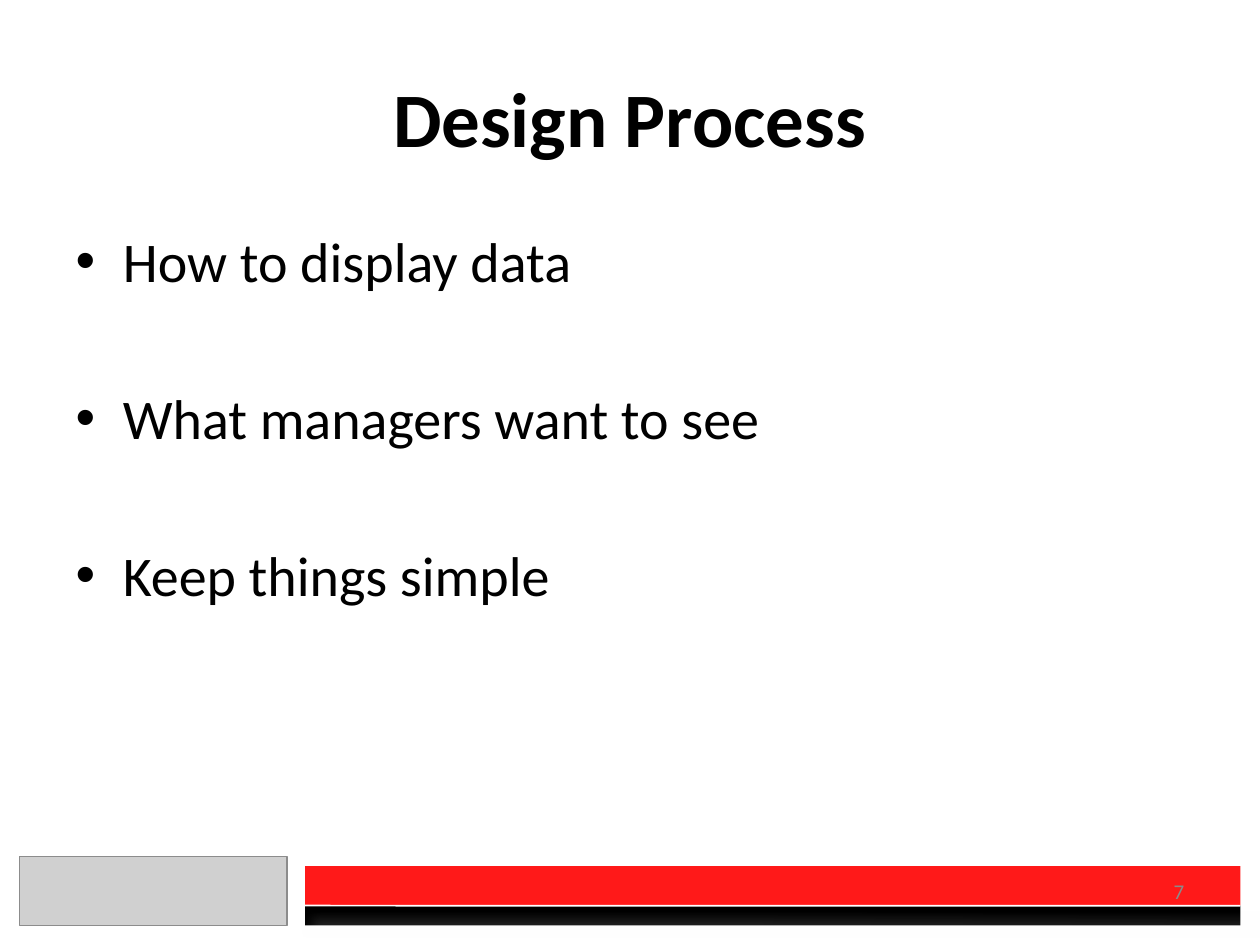
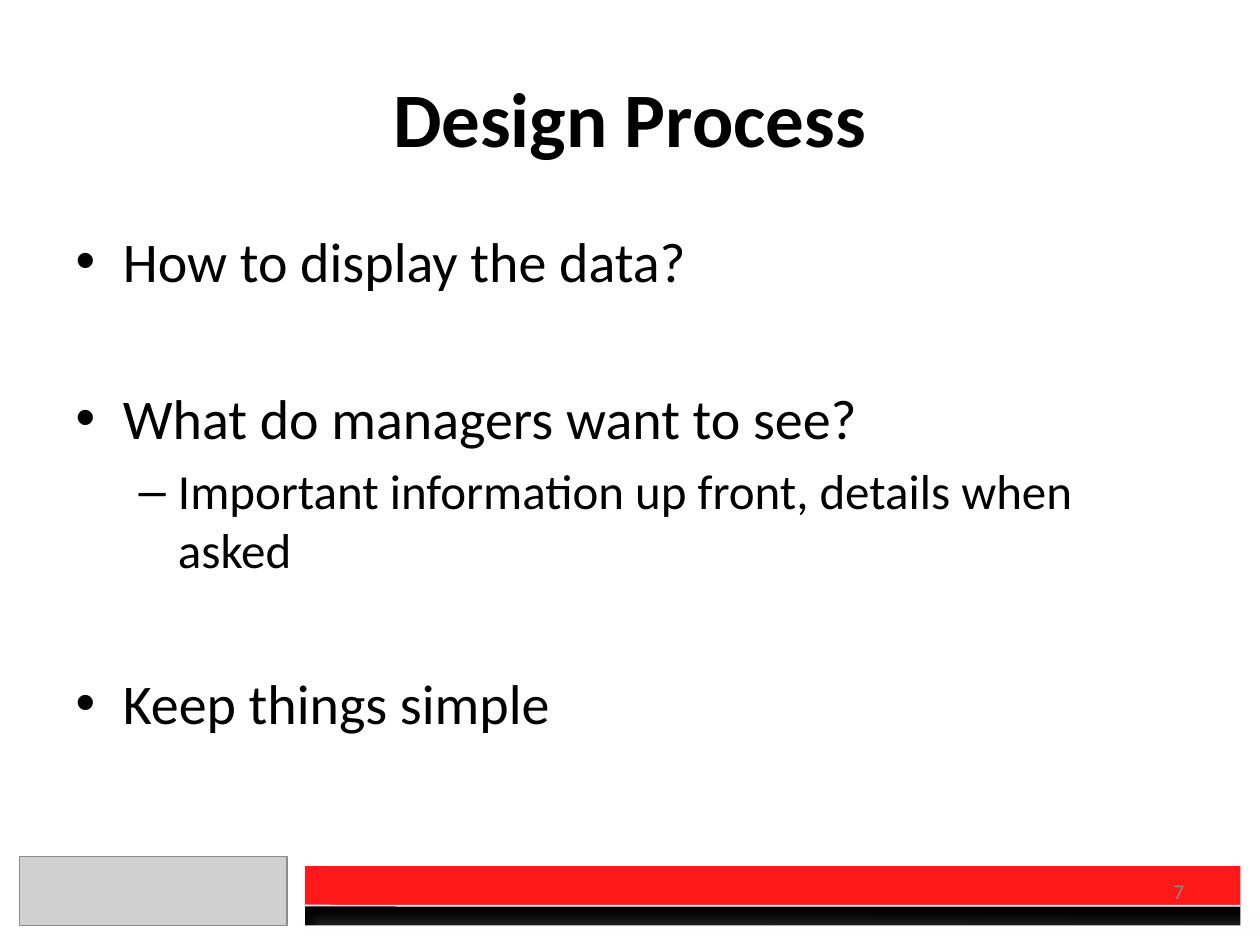
Before and after one commit to charberg/CEC2016, a slide deck: slide 7 of Presentation.pptx. Drawn at 1260x945 pixels with LibreOffice and Linux fonts; fonts in the diff are those of the drawing; grey boxes stand for pictures. Boxes give left, top, right and bottom in pixels: in the first picture for what was removed or moved away, otherwise in the second. Text is boxed around its words. In the diff, an @@ line names an element or a change of style, - is before the commit and + after.

Commit message:
Presentation stuff, fixed typo

```diff
--- a/Presentation.pptx
+++ b/Presentation.pptx
@@ text at (123, 243, 1072, 569): text changed @@
-• How to display data
-• What managers want to see
+• How to display the data?
+• What do managers want to see?
+  – Important information up front, details when asked
```
Also in this commit, not shown: 4 other slides changed, 1 other file.
